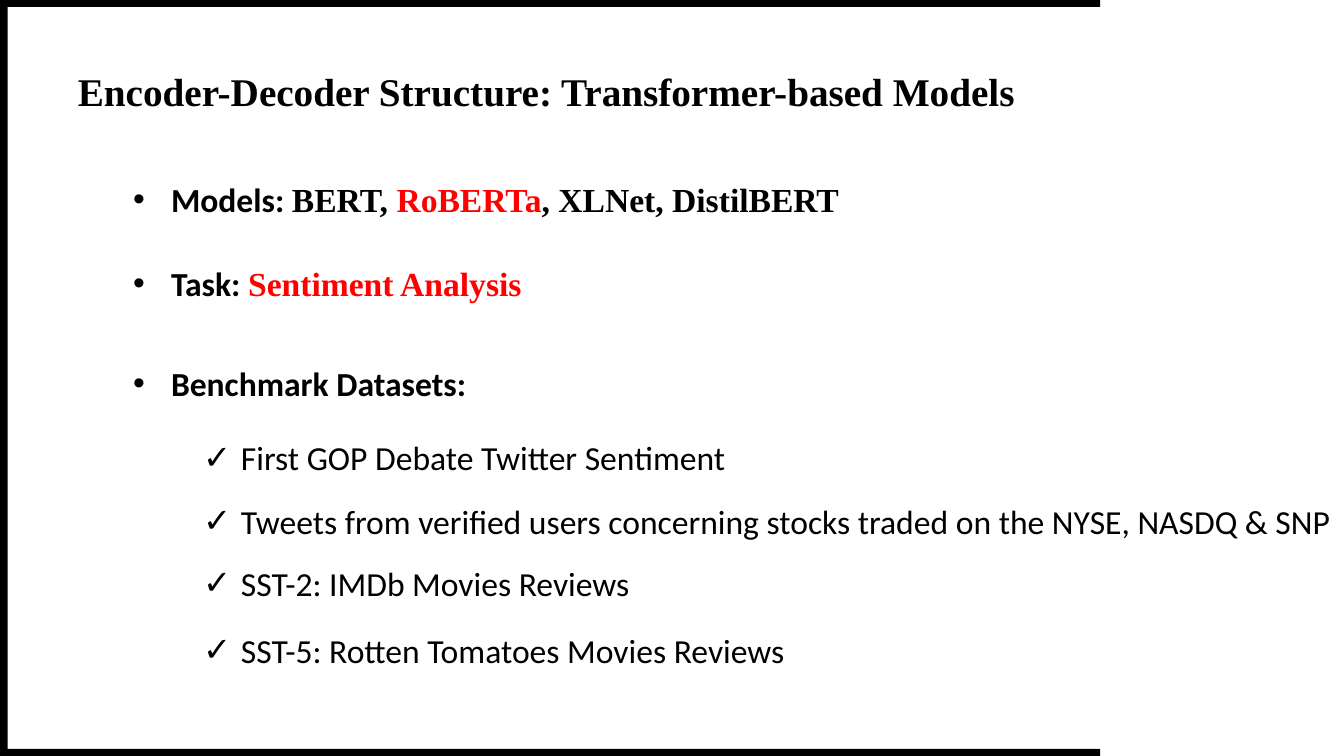
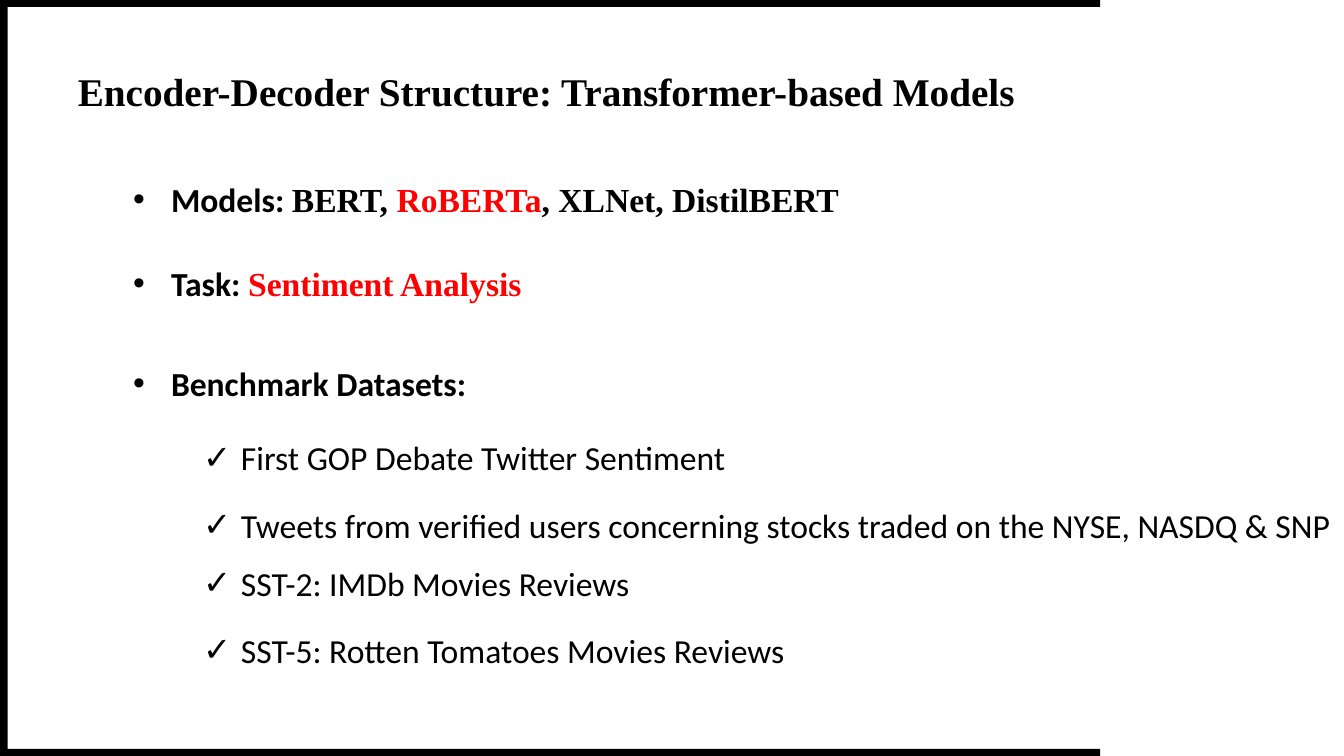
Before and after one commit to theQuert/inlpfun, a slide deck: slide 6 of Lab/投影片.pptx. Drawn at 1344x756 pixels with LibreOffice and Linux fonts; fonts in the diff are those of the drawing. Boxes give left, top, right and bottom in pixels: in the first picture for what was removed or moved away, otherwise in the second. Text is boxed around its words. In the diff, an @@ line names an element or a change of style, - is before the commit and + after.

```diff
--- a/Lab/投影片.pptx
+++ b/Lab/投影片.pptx
@@ text "Tweets from verified users concerning ...": place and size @@
-text "Tweets from verified users concerning ..." at <box>241,510,1329,540</box>
+text "Tweets from verified users concerning ..." at <box>241,514,1329,544</box>
```
Also in this commit, not shown: 2 other slides changed, 2 slides added.
